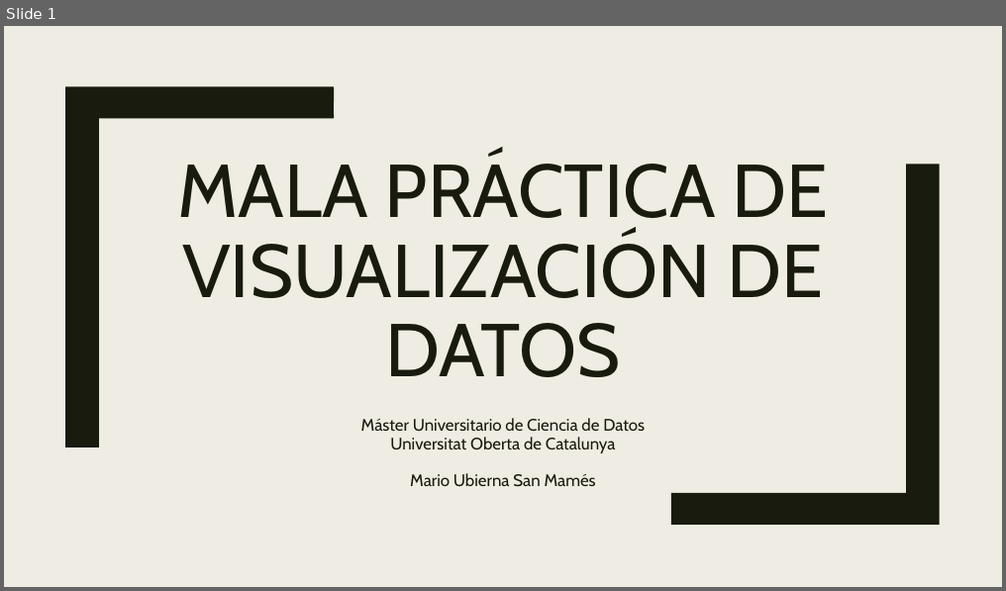
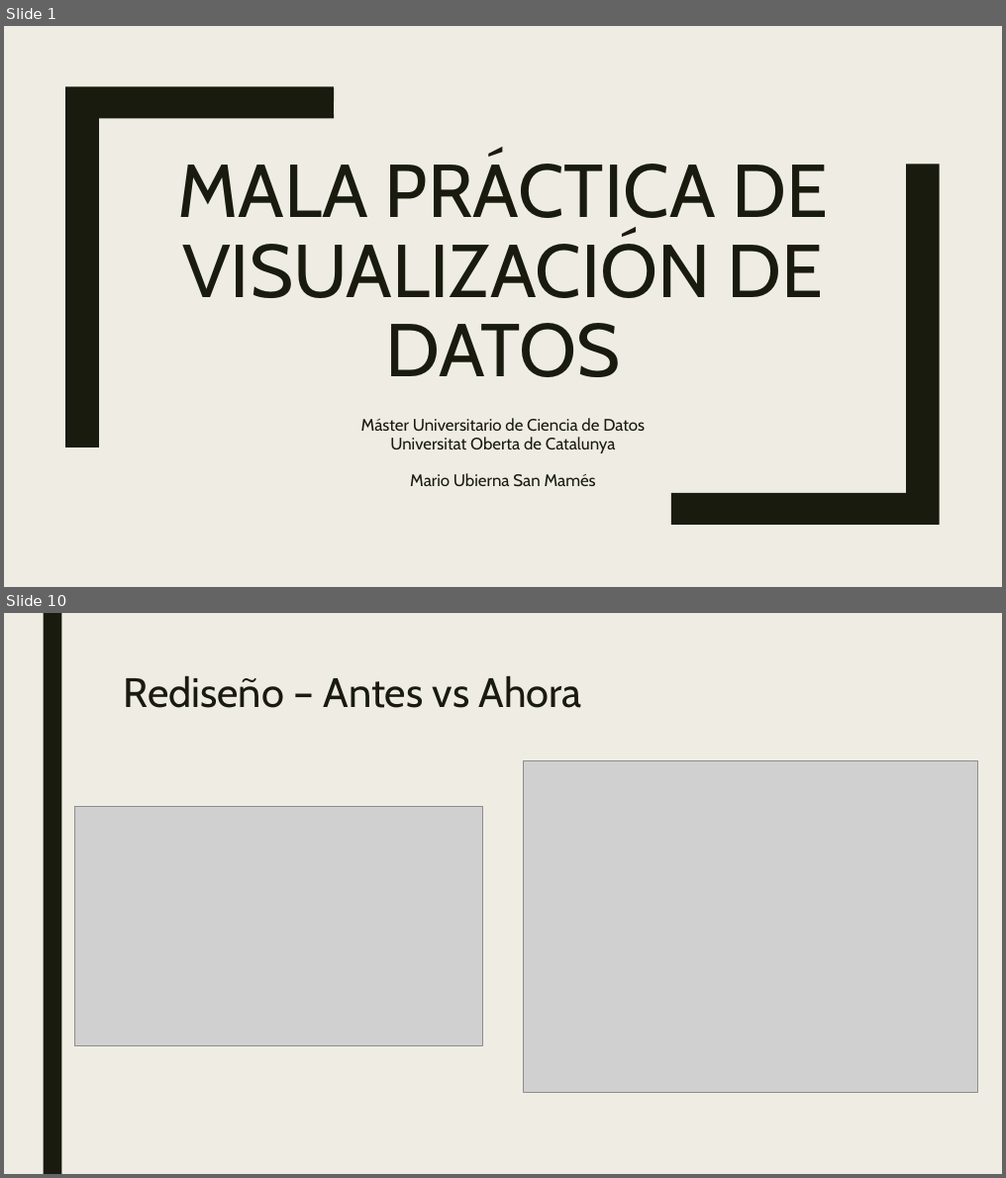
Before and after one commit to mariousm/Data-Science-Master, a slide deck: 2021-22/PrimerSemestre/Visualizacion/MalaPractica.pptx. Shown one above the other, each under a label of ours: slide 1 before the commit, slides 1 and 10 after it; the slides between them are not shown. The pictures are 1006x591 and 1006x1178 pixels, drawn with LibreOffice and Linux fonts; fonts in the diff are those of the drawing; grey boxes stand for pictures. Boxes give left, top, right and bottom in pixels: in the first picture for what was removed or moved away, otherwise in the second. Text is boxed around its words. In the diff, an @@ line names an element or a change of style, - is before the commit and + after.

```diff
--- a/2021-22/PrimerSemestre/Visualizacion/MalaPractica.pptx
+++ b/2021-22/PrimerSemestre/Visualizacion/MalaPractica.pptx
@@ slide 10 added at (4,613,1002,1174), background #EFEDE3 @@
@@ rectangle added at (43,613,61,1174), fill #191B0E @@
@@ title added at (124,676,582,708), 39.6 pt, text #191B0E @@
+Rediseño – Antes vs Ahora
@@ picture added at (523,761,978,1092) @@
@@ picture added at (74,807,483,1047) @@
```
Also in this commit, not shown: 9 other slides added, 1 other file.
